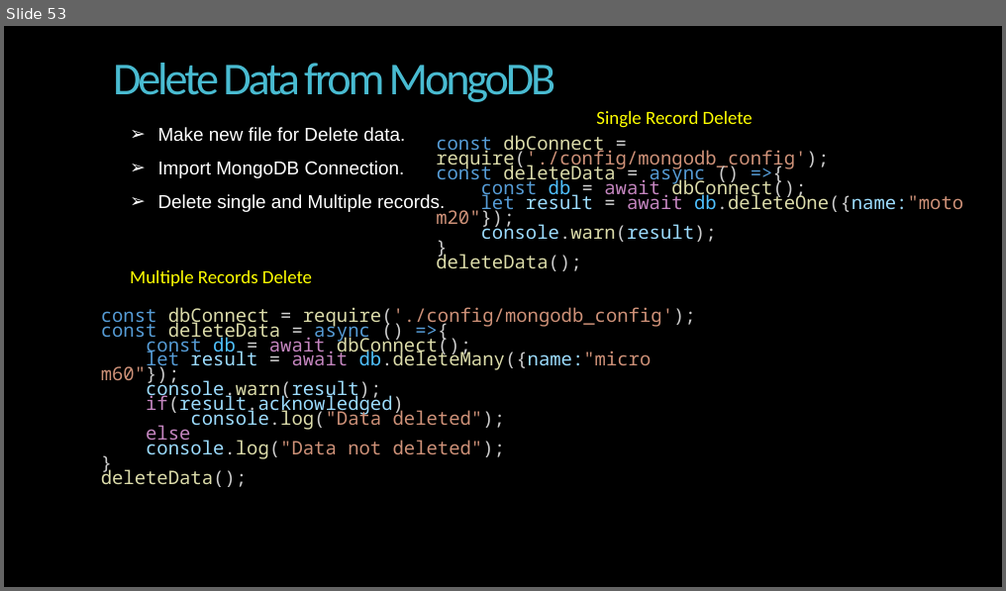
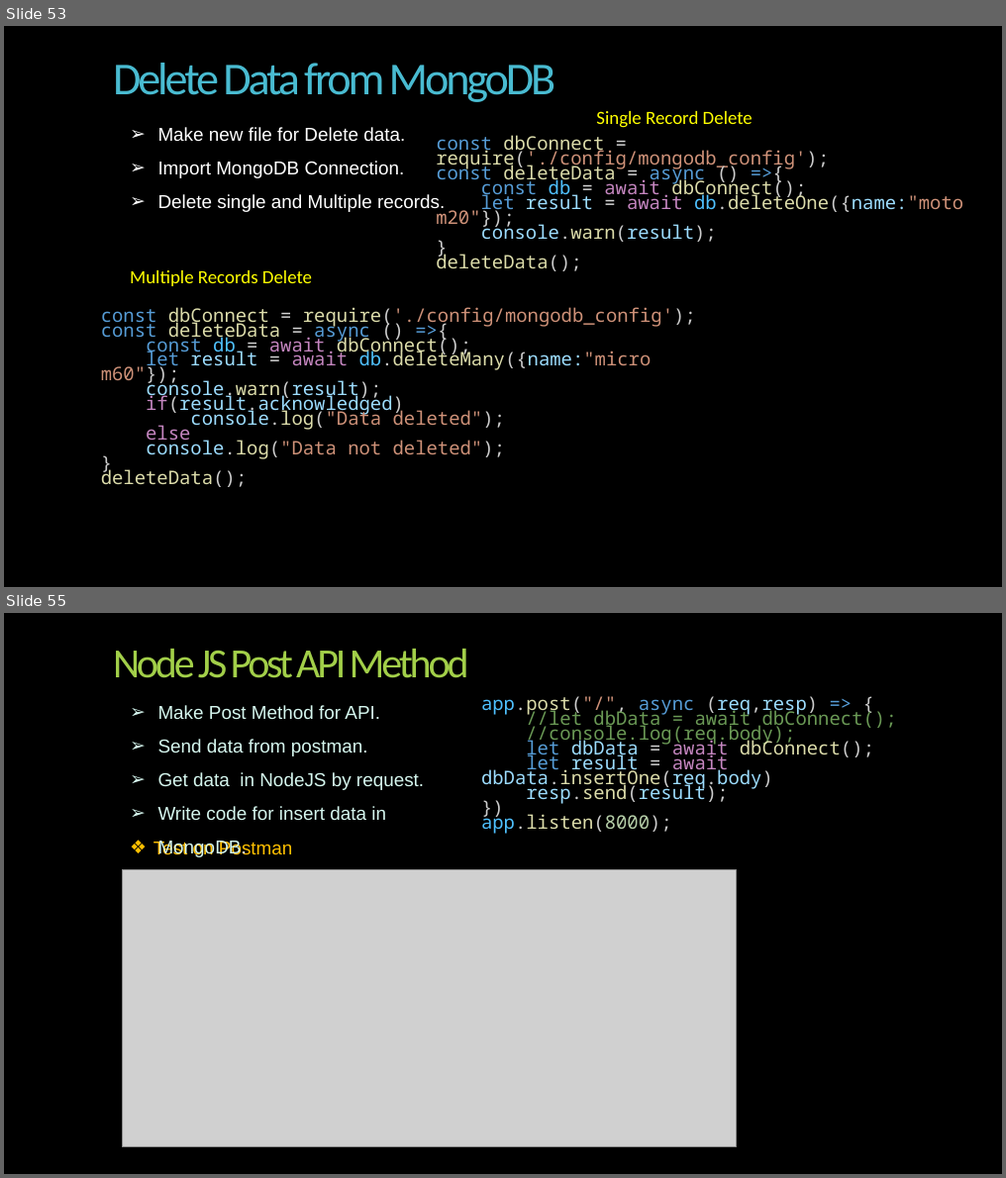
Before and after one commit to Alok2565/nodejs-tut2024, a slide deck: backup_code/NodeJS-full tutorila.pptx. Shown one above the other, each under a label of ours: slide 53 before the commit, slides 53 and 55 after it; the slides between them are not shown. The pictures are 1006x591 and 1006x1178 pixels, drawn with LibreOffice and Linux fonts; fonts in the diff are those of the drawing; grey boxes stand for pictures; background and template pictures are left out. Boxes give left, top, right and bottom in pixels: in the first picture for what was removed or moved away, otherwise in the second. Text is boxed around its words. In the diff, an @@ line names an element or a change of style, - is before the commit and + after.

Commit message:
basic api metho get, post, put,deete

```diff
--- a/backup_code/NodeJS-full tutorila.pptx
+++ b/backup_code/NodeJS-full tutorila.pptx
@@ slide 55 added at <box>4,613,1002,1174</box>, background picture (left out) @@
@@ title added at <box>113,649,469,678</box>, 40 pt, text #A2CF49 @@
+Node JS Post API Method
@@ text added at <box>481,696,897,834</box>, 18 pt, text #6A9955 @@
+app.post("/", async (req,resp) => {
+//let dbData = await dbConnect();
+//console.log(req.body);
+let dbData = await dbConnect();
+let result = await dbData.insertOne(req.body)
+resp.send(result);
+})
+app.listen(8000);
@@ text added at <box>158,705,424,820</box>, 18 pt, text #D5F6EE @@
+➢ Make Post Method for API.
+➢ Send data from postman.
+➢ Get data in NodeJS by request.
+➢ Write code for insert data in MongoDB.
@@ text added at <box>153,841,293,858</box>, 18 pt, text #FFC000 @@
+❖ Test on Postman
@@ picture added at <box>122,870,737,1148</box> @@
```
Also in this commit, not shown: 1 slide changed, 3 other slides added, 4 other files.
